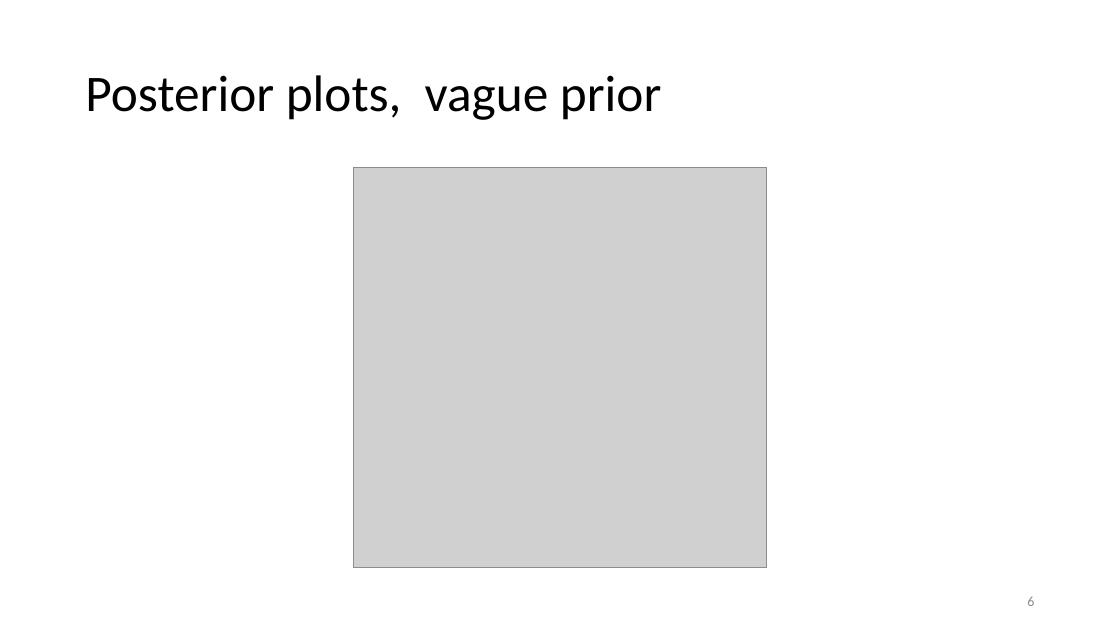
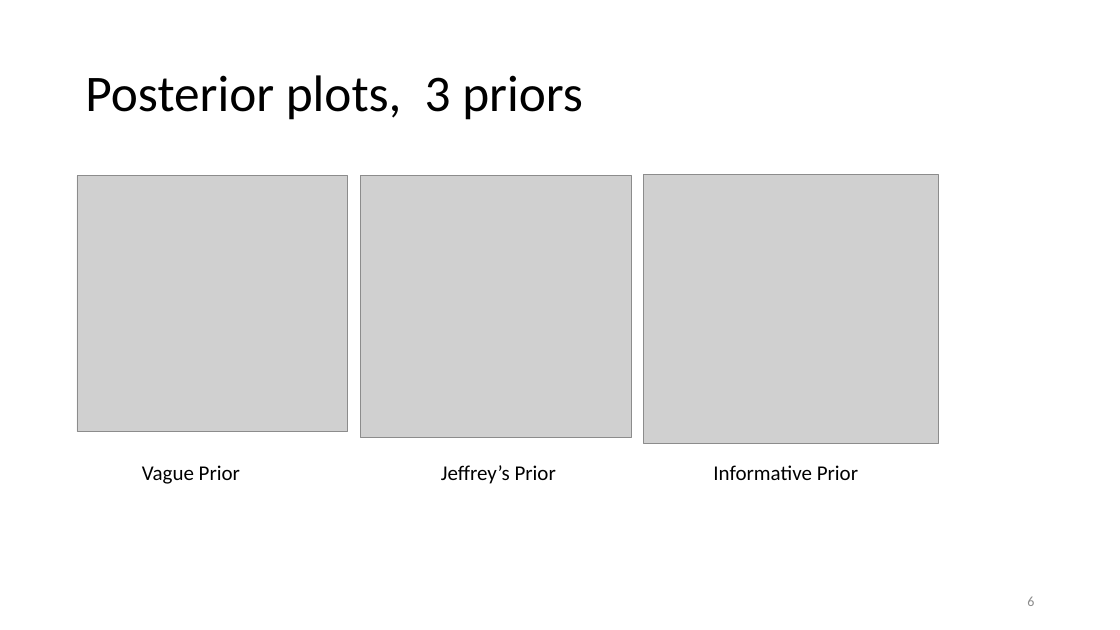
Before and after one commit to jamesbrownlow/BayesTutorialRjags, a slide deck: slide 6 of HamadaEx1.pptx. Drawn at 1120x630 pixels with LibreOffice and Linux fonts; fonts in the diff are those of the drawing; grey boxes stand for pictures. Boxes give left, top, right and bottom in pixels: in the first picture for what was removed or moved away, otherwise in the second. Text is boxed around its words. In the diff, an @@ line names an element or a change of style, - is before the commit and + after.

```diff
--- a/HamadaEx1.pptx
+++ b/HamadaEx1.pptx
@@ title at (x1=85, y1=75, x2=583, y2=120): text changed @@
-Posterior plots, vague prior
+Posterior plots, 3 priors
@@ picture resized from (x1=354, y1=168, x2=767, y2=568) to (x1=77, y1=176, x2=348, y2=432) @@
@@ picture added at (x1=360, y1=176, x2=631, y2=438) @@
@@ picture added at (x1=644, y1=175, x2=938, y2=444) @@
@@ text added at (x1=142, y1=465, x2=240, y2=484), 18 pt, text #000000 @@
+Vague Prior
@@ text added at (x1=441, y1=465, x2=556, y2=484), 18 pt, text #000000 @@
+Jeffrey’s Prior
@@ text added at (x1=713, y1=465, x2=858, y2=480), 18 pt, text #000000 @@
+Informative Prior
```
Also in this commit, not shown: 12 other slides changed, 8 slides added, 4 slides removed, 1 other file.
